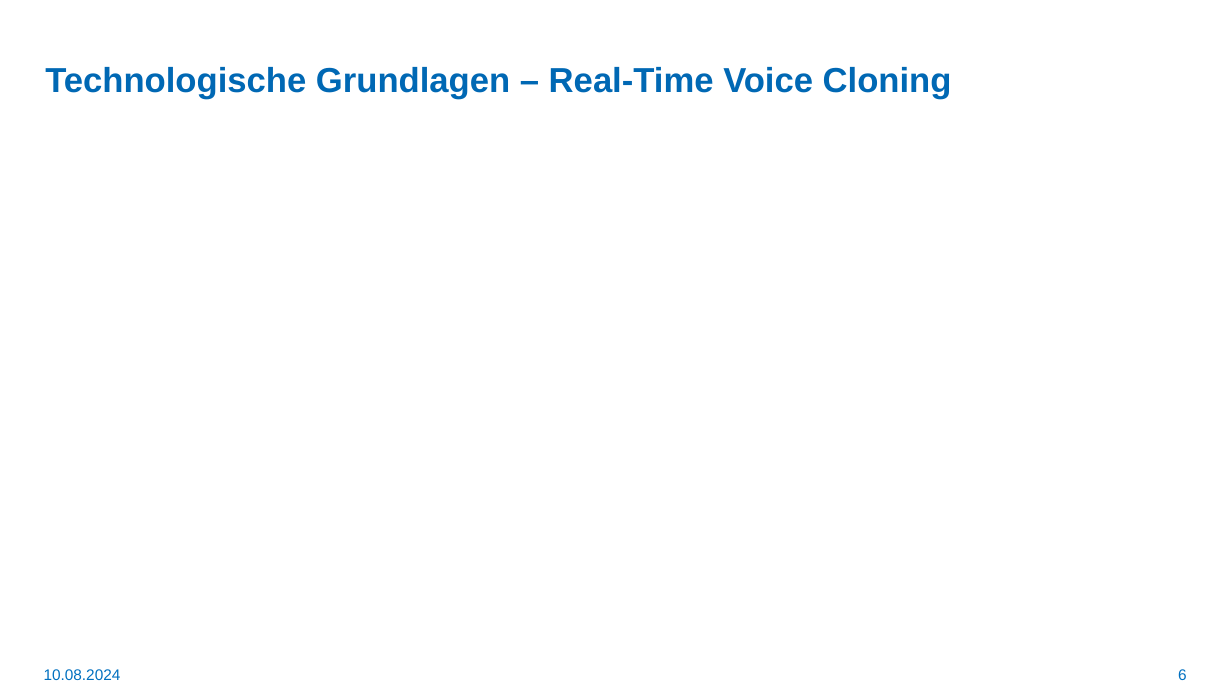
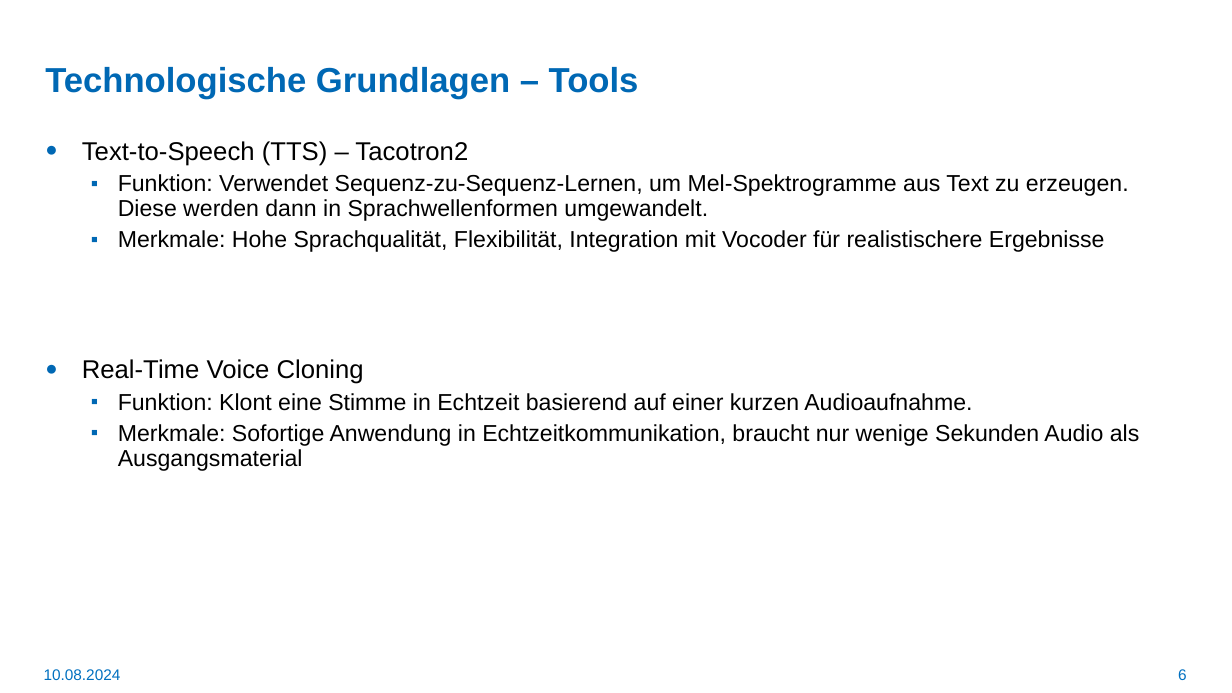
Before and after one commit to LetsDrinkSomeTea/ProjektArbeit, a slide deck: slide 6 of Praesentationen/Audio-Deepfakes.pptx. Drawn at 1232x693 pixels with LibreOffice and Linux fonts; fonts in the diff are those of the drawing; background and template pictures are left out. Boxes give left, top, right and bottom in pixels: in the first picture for what was removed or moved away, otherwise in the second. Text is boxed around its words. In the diff, an @@ line names an element or a change of style, - is before the commit and + after.

```diff
--- a/Praesentationen/Audio-Deepfakes.pptx
+++ b/Praesentationen/Audio-Deepfakes.pptx
@@ title at (x1=45, y1=67, x2=639, y2=99): text changed @@
-Technologische Grundlagen – Real-Time Voice Cloning
+Technologische Grundlagen – Tools
@@ text added at (x1=82, y1=141, x2=1140, y2=471), 18 pt, text #000000 @@
+● Text-to-Speech (TTS) – Tacotron2
+  ▪ Funktion: Verwendet Sequenz-zu-Sequenz-Lernen, um Mel-Spektrogramme aus Text zu erzeugen. Diese werden dann in Sprachwellenformen umgewandelt.
+  ▪ Merkmale: Hohe Sprachqualität, Flexibilität, Integration mit Vocoder für realistischere Ergebnisse
+● Real-Time Voice Cloning
+  ▪ Funktion: Klont eine Stimme in Echtzeit basierend auf einer kurzen Audioaufnahme.
+  ▪ Merkmale: Sofortige Anwendung in Echtzeitkommunikation, braucht nur wenige Sekunden Audio als Ausgangsmaterial
```
Also in this commit, not shown: 7 other slides changed, 1 slide added.
